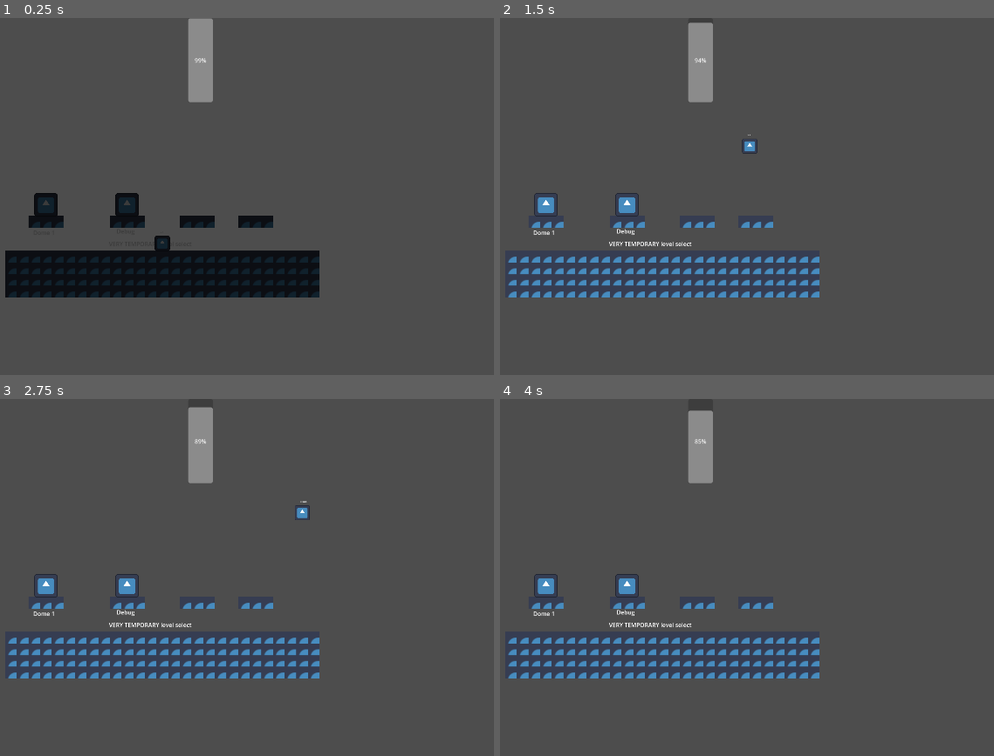
Above: before the commit, frames 1-4 (two rows, left to right).
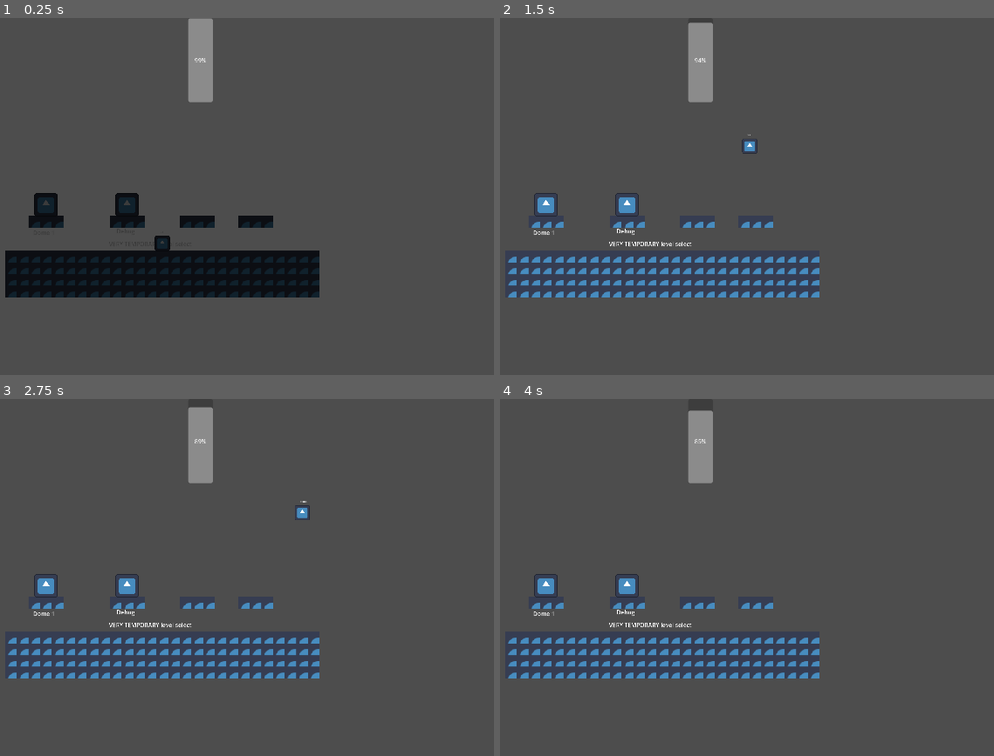
Above: after the commit, the same moments.

Repository: WholeYear12GameDesign/GrandmaGame
Game: Godot game, scene res://Scenes/main.tscn
The game is run twice, just before and just after one commit, with the same random seed, the same clock (stepped at 60 frames per second) and the same inputs. The engine's default icon, where the game draws it, is replaced by a stand-in: a white triangle on a blue panel in a dark square.
Inputs:
- Up to frame 1 (0.25 s): no input
- Up to frame 2 (1.5 s): hold Space (jetpack) 0.53-1.28 s; hold D (right) from 0.53 s (still down); tap W (jump) at 0.77 s; tap Space (jetpack) at 1.35 s
- Up to frame 3 (2.75 s): tap W (jump) at 1.52 s; release D (right) at 2.03 s; hold A (left) from 2.03 s (still down); hold Space (jetpack) from 2.03 s (still down)
- Up to frame 4 (4 s): release A (left) at 2.78 s; release Space (jetpack) at 2.78 s; hold D (right) from 2.78 s (still down); tap Space (jetpack) at 2.85 s; tap W (jump) at 3.02, 3.77 s; hold Space (jetpack) from 3.53 s (still down)

The runs differ from the first frame. In frame 1, less than 0.1% of the frame differs, in the area x 39-42%, y 11-13%; in frame 2, 0.2%, in the area x 1-65%, y 11-79%; in frame 3, 0.2%; in frame 4, 0.2%.

Commit message:
changed import settings so pixel art looks desent

Diff:
--- a/GrandmaBasement/project.godot
+++ b/GrandmaBasement/project.godot
@@ -24,6 +24,7 @@
 window/size/viewport_width=1920
 window/size/viewport_height=1080
 window/stretch/mode="viewport"
+window/stretch/aspect="expand"
 
 [input]
 
@@ -73,3 +74,7 @@
 "events": [Object(InputEventKey,"resource_local_to_scene":false,"resource_name":"","device":-1,"window_id":0,"alt_press …(182 unchanged characters)…
 ]
 }
+
+[rendering]
+
+textures/canvas_textures/default_texture_filter=0
